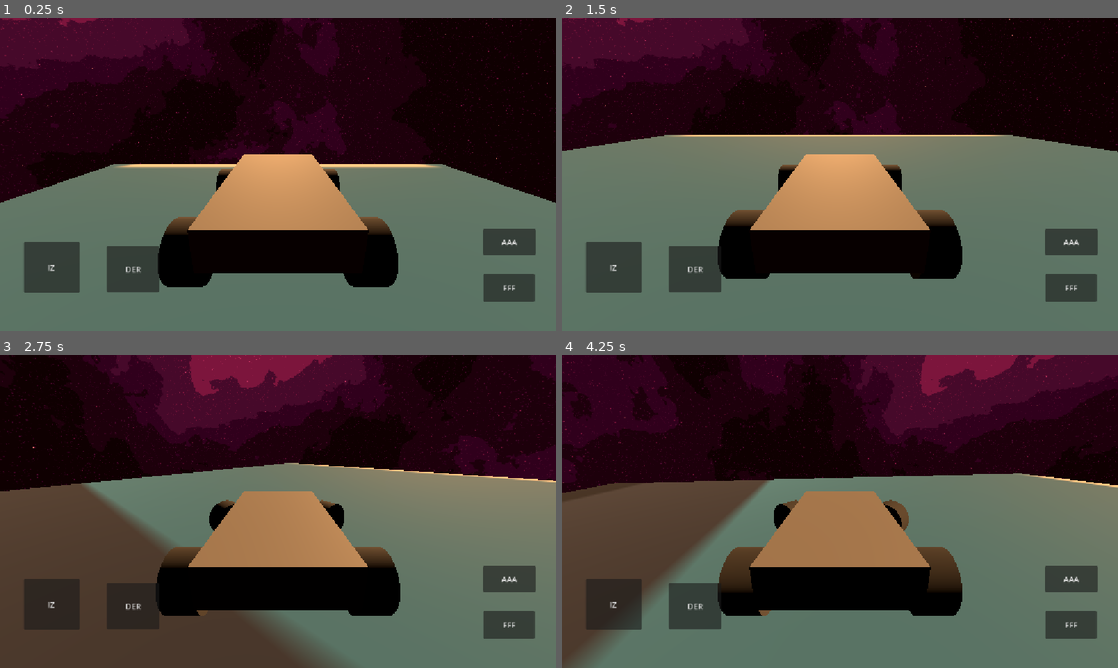
Above: before the commit, frames 1-4 (two rows, left to right).
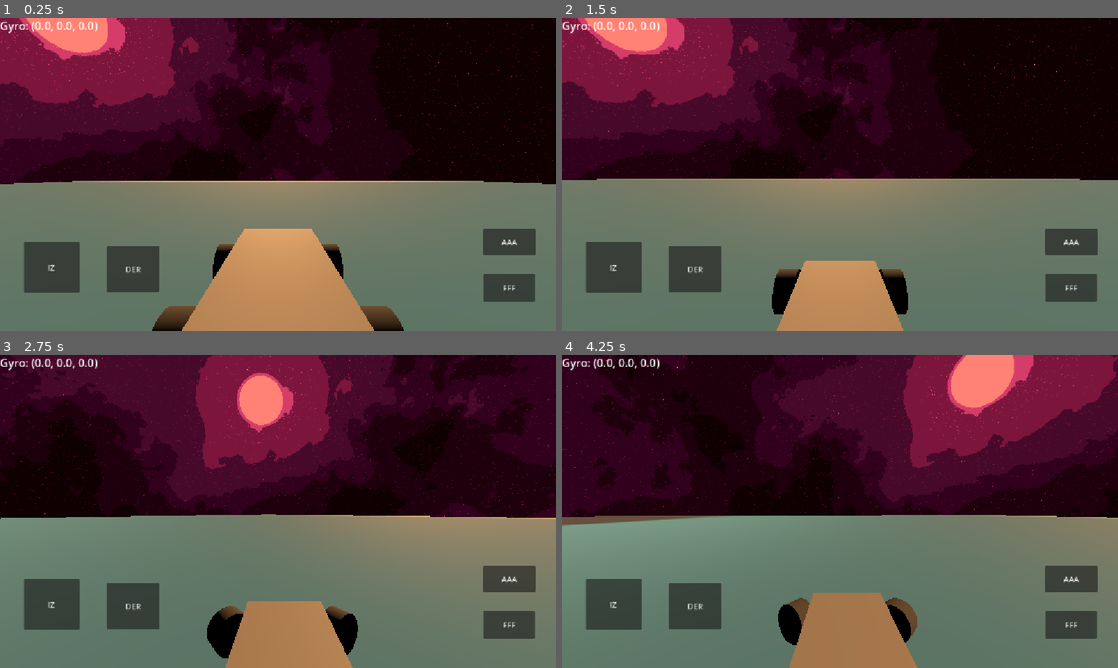
Above: after the commit, the same moments.

Repository: Pablo7776/vehicle-arena
Game: Godot game, scene res://scenes/main/main.tscn
The game is run twice, just before and just after one commit, with the same random seed, the same clock (stepped at 60 frames per second) and the same inputs. The engine's default icon, where the game draws it, is replaced by a stand-in: a white triangle on a blue panel in a dark square.
Inputs:
- Up to frame 1 (0.25 s): no input
- Up to frame 2 (1.5 s): hold D (steer_right) 0.53-1.28 s; hold S (brake) from 1.28 s (still down)
- Up to frame 3 (2.75 s): release S (brake) at 2.03 s; hold D (steer_right) from 2.03 s (still down)
- Up to frame 4 (4.25 s): release D (steer_right) at 2.78 s; hold W (accelerate) 2.78-3.53 s; hold A (steer_left) from 3.53 s (still down)

The runs differ from the first frame. In frame 1, 39% of the frame differs, in the area x 0-100%, y 0-100%; in frame 2, 45%; in frame 3, 63%; in frame 4, 53%.

Commit message:
se agregó movimiento de la cámara usando giroscopio

Diff:
--- a/vehicle-arena/project.godot
+++ b/vehicle-arena/project.godot
@@ -43,6 +43,13 @@
 ]
 }
 
+[input_devices]
+
+sensors/enable_accelerometer=true
+sensors/enable_gravity=true
+sensors/enable_gyroscope=true
+sensors/enable_magnetometer=true
+
 [physics]
 
 3d/physics_engine="Jolt Physics"
--- a/vehicle-arena/scenes/arena/arena.tscn
+++ b/vehicle-arena/scenes/arena/arena.tscn
@@ -15,7 +15,7 @@
 [node name="Arena" type="Node3D" unique_id=1386833253]
 
 [node name="MeshInstance3D" type="MeshInstance3D" parent="." unique_id=731603457]
-transform = Transform3D(50, 0, 0, 0, 1, 0, 0, 0, 50, 0, 0, 0)
+transform = Transform3D(500, 0, 0, 0, 1, 0, 0, 0, 500, 0, 0, 0)
 mesh = SubResource("BoxMesh_f8ekr")
 
 [node name="StaticBody3D" type="StaticBody3D" parent="MeshInstance3D" unique_id=1712842039]
@@ -26,7 +26,7 @@
 debug_color = Color(0.1784229, 0.10895, 0.47736079, 0.41960785)
 
 [node name="DirectionalLight3D" type="DirectionalLight3D" parent="." unique_id=1303397376]
-transform = Transform3D(1, 0, 0, 0, 0.87347776, 0.48686406, 0, -0.48686406, 0.87347776, 0, 13.988404, 21.340214)
+transform = Transform3D(1, 0, 0, 0, 0.87347776, 0.48686406, 0, -0.48686406, 0.87347776, 77.324036, 167.37158, 307.08472)
 light_color = Color(0.91320074, 0.6635343, 0.42710492, 1)
 light_energy = 3.099
 
--- /dev/null
+++ b/vehicle-arena/scenes/camera/camera_3d.gd
@@ -0,0 +1,43 @@
+extends Camera3D
+
+@export var vehiculo_path: NodePath
+@export var offset := Vector3(0, 2.5, 5)
+@export var sensibilidad := 1.0
+@export var limite_yaw := 1.0
+@export var limite_pitch := 0.5
+@export var suavizado_pos := 8.0
+@export var recentrado := 1.5   # velocidad con la que vuelve al centro
+
+var vehiculo: Node3D
+
+var offset_yaw := 0.0
+var offset_pitch := 0.0
+
+func _ready():
+	current = true
+	top_level = true
+	vehiculo = get_node(vehiculo_path)
+
+func _process(delta):
+	if vehiculo == null:
+		return
+
+	var gyro = Input.get_gyroscope()
+
+	offset_yaw += gyro.y * sensibilidad * delta
+	offset_pitch += gyro.x * sensibilidad * delta
+
+	# --- Auto-recentrado: tira suavemente el offset hacia 0 ---
+	offset_yaw = lerp(offset_yaw, 0.0, recentrado * delta)
+	offset_pitch = lerp(offset_pitch, 0.0, recentrado * delta)
+
+	offset_yaw = clamp(offset_yaw, -limite_yaw, limite_yaw)
+	offset_pitch = clamp(offset_pitch, -limite_pitch, limite_pitch)
+
+	var pos_objetivo = vehiculo.global_transform.origin + vehiculo.global_transform.basis * offset
+	global_position = lerp(global_position, pos_objetivo, suavizado_pos * delta)
+
+	var yaw_base = vehiculo.global_rotation.y + PI
+	global_rotation.y = yaw_base + offset_yaw
+	global_rotation.x = offset_pitch
+	global_rotation.z = 0.0
--- /dev/null
+++ b/vehicle-arena/scenes/camera/camera_3d.tscn
@@ -0,0 +1,6 @@
+[gd_scene format=3 uid="uid://cew2auxn0ee51"]
+
+[ext_resource type="Script" uid="uid://b3x4qyrwb6dbo" path="res://scenes/camera/camera_3d.gd" id="1_1aulh"]
+
+[node name="Camera3D" type="Camera3D" unique_id=1054761183]
+script = ExtResource("1_1aulh")
--- a/vehicle-arena/scenes/main/main.tscn
+++ b/vehicle-arena/scenes/main/main.tscn
@@ -1,8 +1,10 @@
 [gd_scene format=3 uid="uid://dtfdnacujyrlc"]
 
+[ext_resource type="PackedScene" uid="uid://cew2auxn0ee51" path="res://scenes/camera/camera_3d.tscn" id="1_6q06x"]
 [ext_resource type="PackedScene" uid="uid://b6qocilsg135b" path="res://scenes/arena/arena.tscn" id="1_hyk8p"]
 [ext_resource type="PackedScene" uid="uid://3cip8s3b1fto" path="res://scenes/vehicle/vehicle.tscn" id="2_iuonh"]
 [ext_resource type="Texture2D" uid="uid://caa5anyk0n8si" path="res://assets/cubemap_equirectangular.png" id="2_k2fmo"]
+[ext_resource type="Script" uid="uid://24imyfedo7fj" path="res://scripts/label.gd" id="4_l3cfh"]
 
 [sub_resource type="PanoramaSkyMaterial" id="PanoramaSkyMaterial_6q06x"]
 panorama = ExtResource("2_k2fmo")
@@ -21,6 +23,11 @@
 
 [node name="Main" type="Node3D" unique_id=1314549957]
 
+[node name="Camera3D" parent="." unique_id=1054761183 instance=ExtResource("1_6q06x")]
+transform = Transform3D(1, 0, 0, 0, 1, 0, 0, 0, 1, 0, 0, -6.6694756)
+vehiculo_path = NodePath("../Vehicle")
+offset = Vector3(0, 3.5, -5)
+
 [node name="Arena" parent="." unique_id=1386833253 instance=ExtResource("1_hyk8p")]
 
 [node name="WorldEnvironment" parent="Arena" index="2" unique_id=316382671]
@@ -29,9 +36,6 @@
 
 [node name="Vehicle" parent="." unique_id=1090642931 instance=ExtResource("2_iuonh")]
 transform = Transform3D(1, 0, 0, 0, 1, 0, 0, 0, 1, 0, 6.860461, 0)
-
-[node name="Camera3D" parent="Vehicle" index="6" unique_id=4533717]
-transform = Transform3D(-0.99999994, 4.640956e-08, -1.4368676e-07, 0, 0.9515944, 0.30735663, 1.5099579e-07, 0.30735663, -0.9515944, 0, 2, -5)
 
 [node name="CanvasLayer" type="CanvasLayer" parent="." unique_id=2025600270]
 
@@ -66,6 +70,12 @@
 offset_bottom = 568.0
 text = "DER"
 
+[node name="Label" type="Label" parent="CanvasLayer" unique_id=1297915195]
+offset_right = 299.0
+offset_bottom = 114.0
+theme_override_font_sizes/font_size = 23
+script = ExtResource("4_l3cfh")
+
 [connection signal="button_down" from="CanvasLayer/Button" to="Vehicle" method="_on_button_button_down"]
 [connection signal="button_up" from="CanvasLayer/Button" to="Vehicle" method="_on_button_button_up"]
 [connection signal="button_down" from="CanvasLayer/Button2" to="Vehicle" method="_on_button_2_button_down"]
@@ -76,4 +86,3 @@
 [connection signal="button_up" from="CanvasLayer/Button4" to="Vehicle" method="_on_button_4_button_up"]
 
 [editable path="Arena"]
-[editable path="Vehicle"]
--- a/vehicle-arena/scenes/vehicle/vehicle.tscn
+++ b/vehicle-arena/scenes/vehicle/vehicle.tscn
@@ -65,6 +65,3 @@
 transform = Transform3D(-6.556708e-08, -1.5, 0, 1.5, -6.556708e-08, 0, 0, 0, 1.5, 0, 0, 0)
 mesh = SubResource("CylinderMesh_f8ekr")
 surface_material_override/0 = SubResource("StandardMaterial3D_1v42w")
-
-[node name="Camera3D" type="Camera3D" parent="." unique_id=4533717]
-transform = Transform3D(-0.99999994, 2.686997e-08, -8.3191026e-08, 0, 0.9515944, 0.30735663, 8.742277e-08, 0.30735663, -0.9515944, 0, 2, -5)
--- /dev/null
+++ b/vehicle-arena/scripts/label.gd
@@ -0,0 +1,4 @@
+extends Label
+
+func _process(delta):
+	text = "Gyro: " + str(Input.get_gyroscope())
Not shown, added: vehicle-arena/scenes/camera/camera_3d.gd.uid
Not shown, added: vehicle-arena/scripts/label.gd.uid
